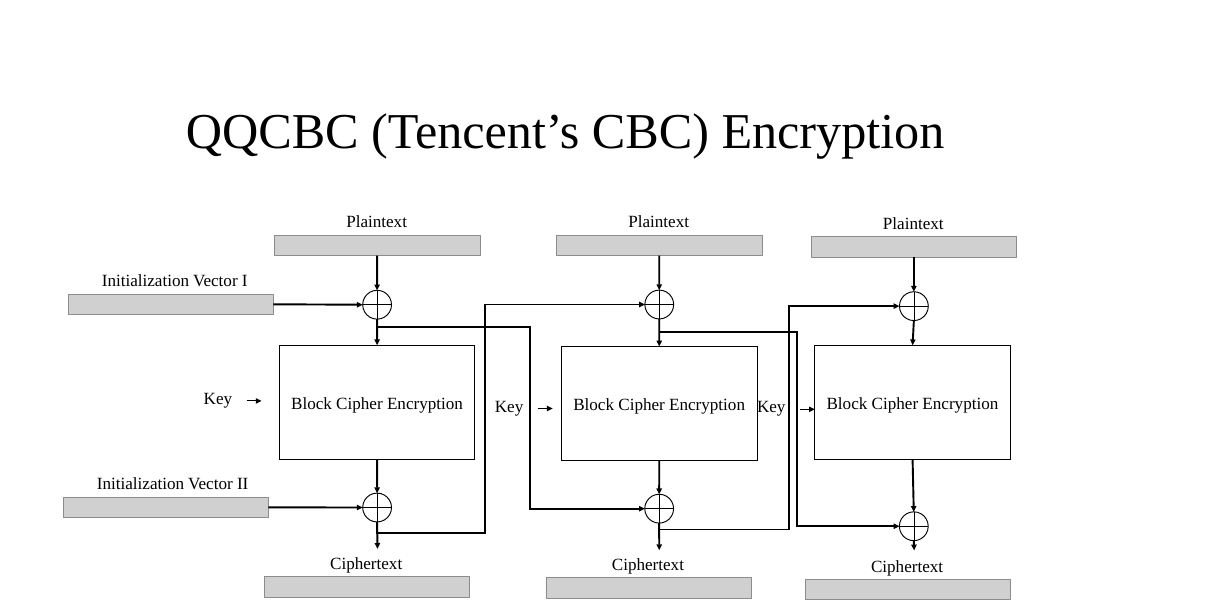
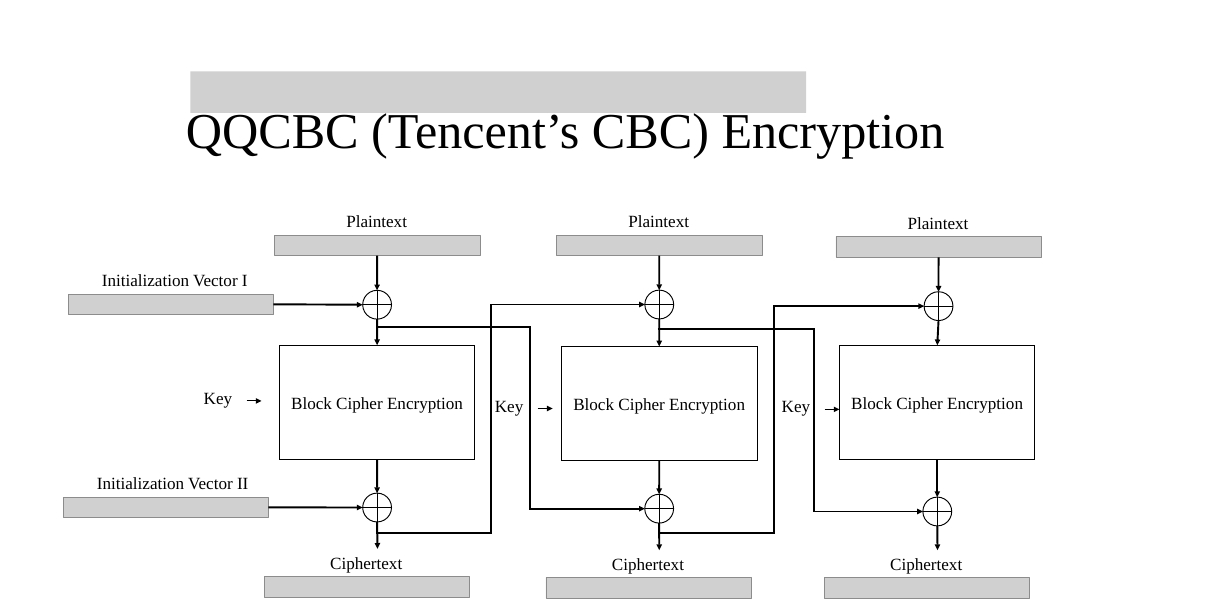
Before and after one commit to greats3an/pytea, a slide deck: slide 6 of BlockCipherDiagram.pptx. Drawn at 1232x616 pixels with LibreOffice and Linux fonts; fonts in the diff are those of the drawing; grey boxes stand for pictures. Boxes give left, top, right and bottom in pixels: in the first picture for what was removed or moved away, otherwise in the second. Text is boxed around its words. In the diff, an @@ line names an element or a change of style, - is before the commit and + after.

Commit message:
Fixed some mistakes regarding QQCBC

```diff
--- a/BlockCipherDiagram.pptx
+++ b/BlockCipherDiagram.pptx
@@ picture added at [190,71,806,113] @@
@@ elbow arrow (377, 522) - (645, 305): route changed @@
@@ elbow arrow moved from (659, 332) - (899, 526) to (658, 329) - (923, 511) @@
@@ elbow arrow moved from (659, 530) - (899, 306) to (659, 533) - (924, 306) @@
@@ 3 arrows, 2 texts, 2 lines, 1 picture, 1 rectangle, 1 ellipse: place and size @@
-3 arrows, 2 texts, 2 lines, 1 picture, 1 rectangle, 1 ellipse at [757,217,1016,459]
+3 arrows, 2 texts, 2 lines, 1 picture, 1 rectangle, 1 ellipse at [782,217,1041,459]
@@ arrow moved from (912, 459) - (914, 512) to (937, 459) - (937, 497) @@
@@ 2 lines, 1 ellipse: place and size @@
-2 lines, 1 ellipse at [899,512,928,541]
+2 lines, 1 ellipse at [923,497,951,526]
@@ arrow moved from (914, 541) - (914, 550) to (937, 526) - (938, 550) @@
@@ text "Ciphertext": place and size @@
-text "Ciphertext" at [871,560,943,576]
+text "Ciphertext" at [890,558,962,574]
@@ picture: place and size @@
-picture at [805,579,1010,600]
+picture at [824,578,1029,598]
```
Also in this commit, not shown: 2 other slides changed.
